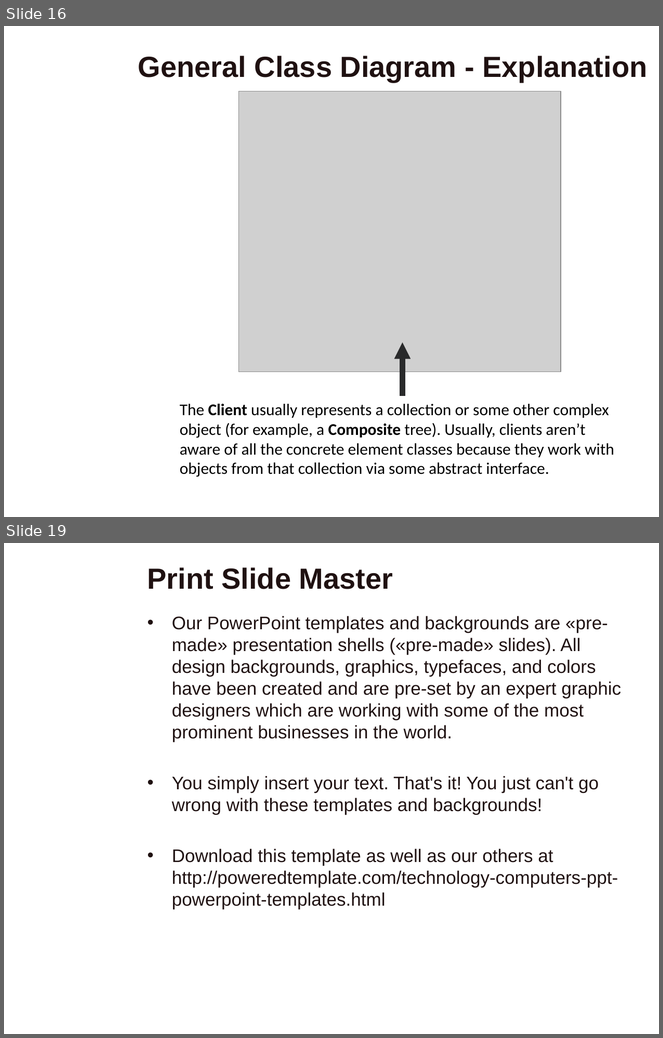
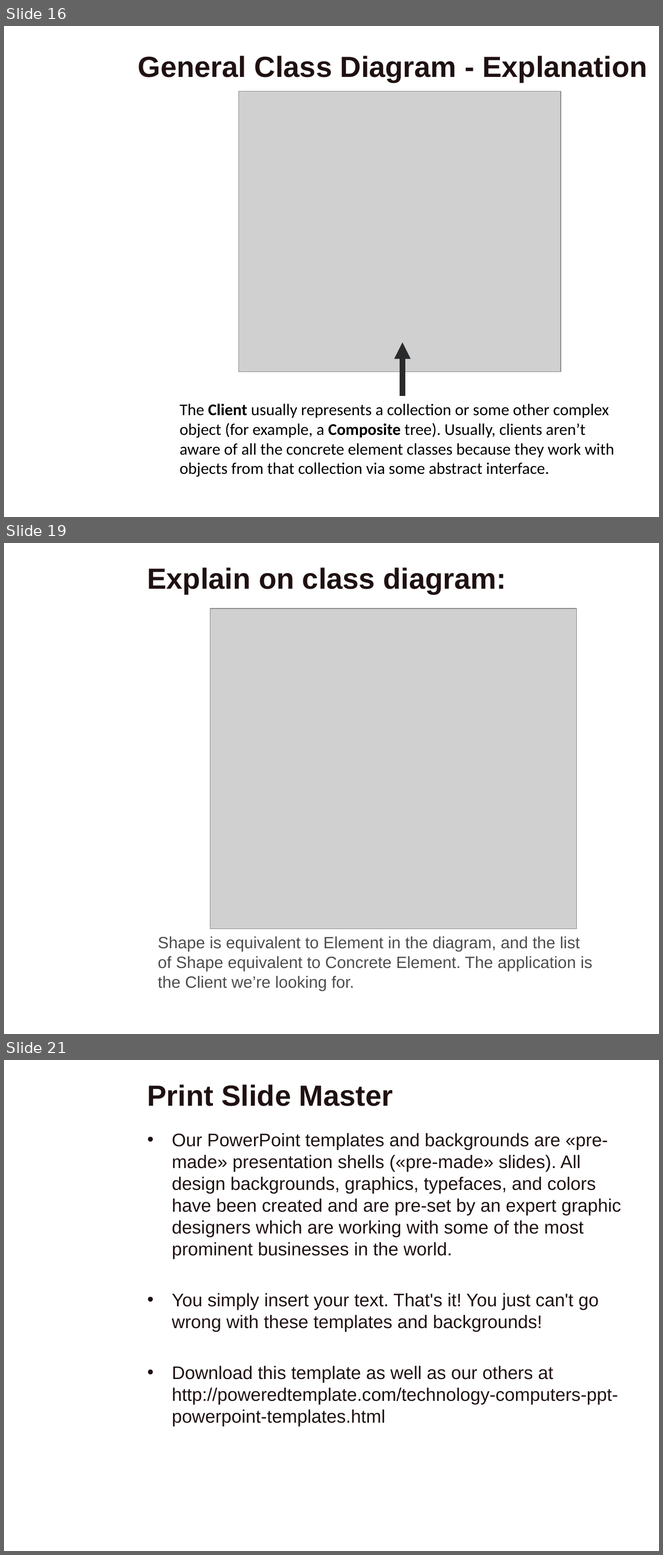
Before and after one commit to VThanhPhuc/CS202-Group-9, a slide deck: Design Pattern.pptx. Shown one above the other, each under a label of ours: slides 16 and 19 before the commit, slides 16, 19 and 21 after it; the slides between them are not shown. The pictures are 663x1038 and 663x1555 pixels, drawn with LibreOffice and Linux fonts; fonts in the diff are those of the drawing; grey boxes stand for pictures; background and template pictures are left out. Boxes give left, top, right and bottom in pixels: in the first picture for what was removed or moved away, otherwise in the second. Text is boxed around its words. In the diff, an @@ line names an element or a change of style, - is before the commit and + after.

```diff
--- a/Design Pattern.pptx
+++ b/Design Pattern.pptx
@@ slide 19 added at bbox=[4, 543, 659, 1034], background picture (left out) @@
@@ title added at bbox=[148, 567, 506, 594], 32 pt, text #1F1111, bold @@
+Explain on class diagram:
@@ picture added at bbox=[210, 609, 577, 929] @@
@@ text added at bbox=[158, 937, 593, 991], 18 pt, text #4D4D4D @@
+Shape is equivalent to Element in the diagram, and the list of Shape equivalent to Concrete Element. The application is the Client we’re looking for.
@@ what was slide 19 is now slide 21 @@
```
Also in this commit, not shown: 3 other slides added.
